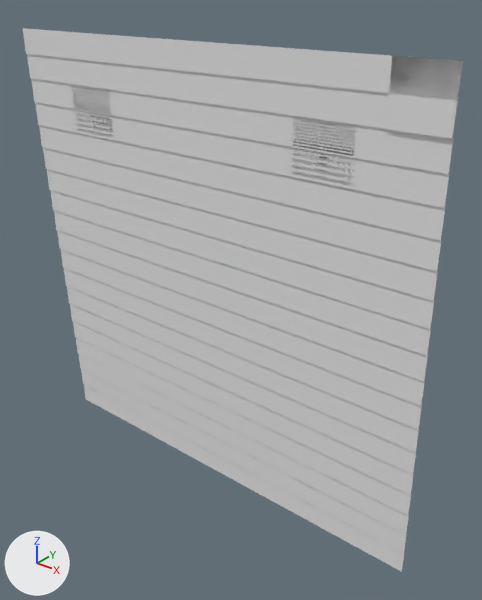
The OBJ model Assets/Tiled2Unity/Meshes/Foyer_Dirty.obj, before and after one commit.
Both versions are drawn from a camera (50 mm lens) standing at (6.9, -17.8, 2.0) and looking at (-8.3, 1.2, -9.8). The lights are fixed; the arrows at lower left show +X, +Y and +Z. Where no turn or scale is listed for an object, it has been applied to the vertices. Vertices at the same position are counted once.

Script lines for the objects in view, before the commit:
```python
me_foyer_dirty = bpy.data.meshes.new('Foyer_Dirty')
me_foyer_dirty.from_pydata(...)  # 786 vertices, 370 faces; spans x -19.0..0.0, y 0.0..0.9, z -19.0..0.0
# before: 579 (0.0, 0.0, 0.0) at pixel (462, 60)
ob_foyer_dirty = bpy.data.objects.new('Foyer_Dirty', me_foyer_dirty)
ob_foyer_dirty.location = (0.0, 0.0, 0.0)
```
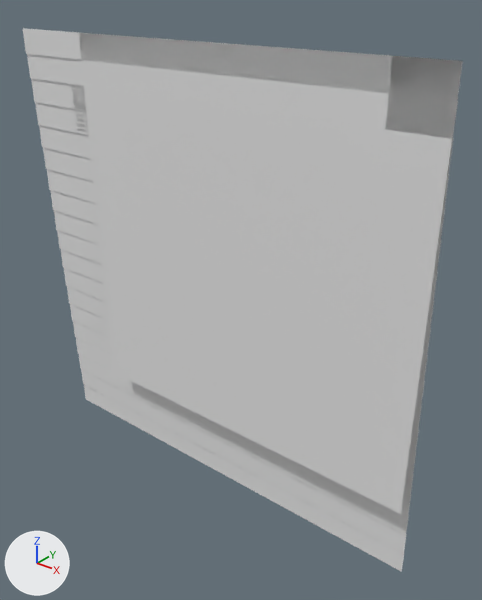
Pixel boxes (x1, y1, x2, y2) of what changed, in the pictures (482 x 600 px):
part 1 of me_foyer_dirty, added
    after: (79, 33, 462, 514)

Diff of the bpy script that builds the scene:
```diff
--- a/Assets/Tiled2Unity/Meshes/Foyer_Dirty.obj.py
+++ b/Assets/Tiled2Unity/Meshes/Foyer_Dirty.obj.py
@@ me_foyer_dirty @@
 me_foyer_dirty.from_pydata(...)  # 786 vertices, 370 faces; spans x -19.0..0.0, y 0.0..0.9, z -19.0..0.0
 # used by ob_foyer_dirty; location = (0.0, 0.0, 0.0)
 # verts and faces of me_foyer_dirty; kept vertices keep their numbers, new ones are numbered from 786
+# me_foyer_dirty part 1
+verts[786] = (0.0, 0.0, -15.4)  # pixel (400, 514)
+verts[787] = (-15.4, 0.0, -15.4)  # pixel (112, 371)
+verts[788] = (-15.4, 0.0, 0.0)  # pixel (78, 32)
+faces += [(579, 786, 787, 788)]
```
